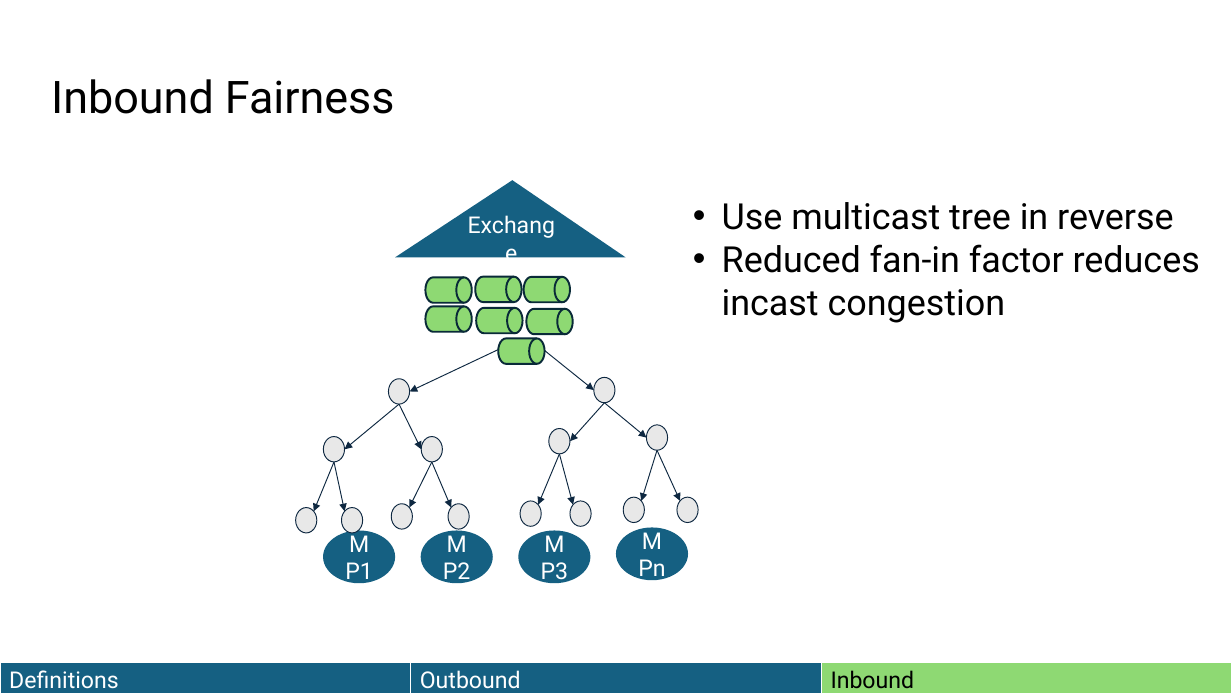
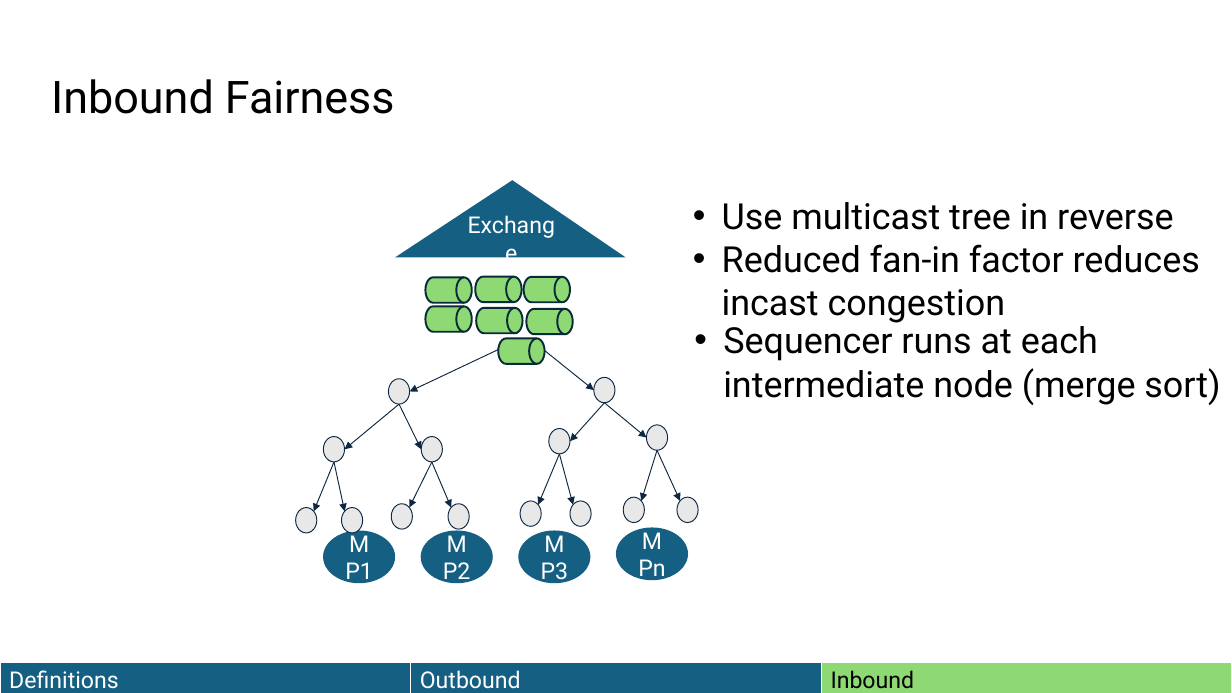
Before and after one commit to HaseebLUMS/Onyx-Presentation, a slide deck: slide 88 of thesis-latency-fairness.pptx (slide 86 before the commit). Drawn at 1232x693 pixels with LibreOffice and Linux fonts; fonts in the diff are those of the drawing. Boxes give left, top, right and bottom in pixels: in the first picture for what was removed or moved away, otherwise in the second. Text is boxed around its words. In the diff, an @@ line names an element or a change of style, - is before the commit and + after.

```diff
--- a/thesis-latency-fairness.pptx
+++ b/thesis-latency-fairness.pptx
@@ text added at box(723, 320, 1220, 405), 28 pt, text #000000 @@
+• Sequencer runs at each intermediate node (merge sort)
```
Also in this commit, not shown: 2 other slides changed, 2 slides added.
